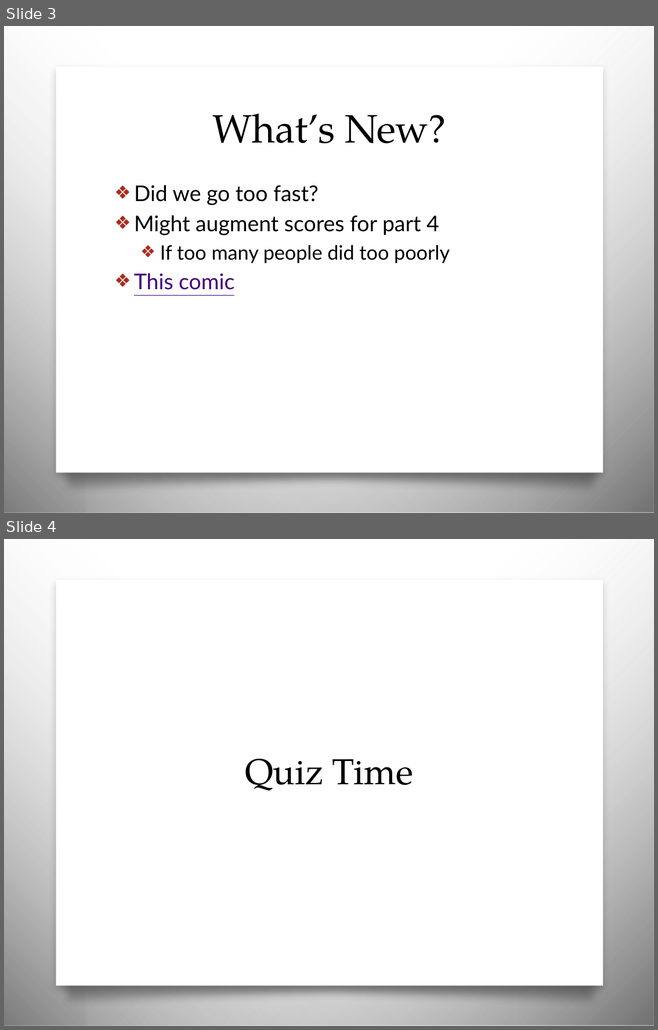
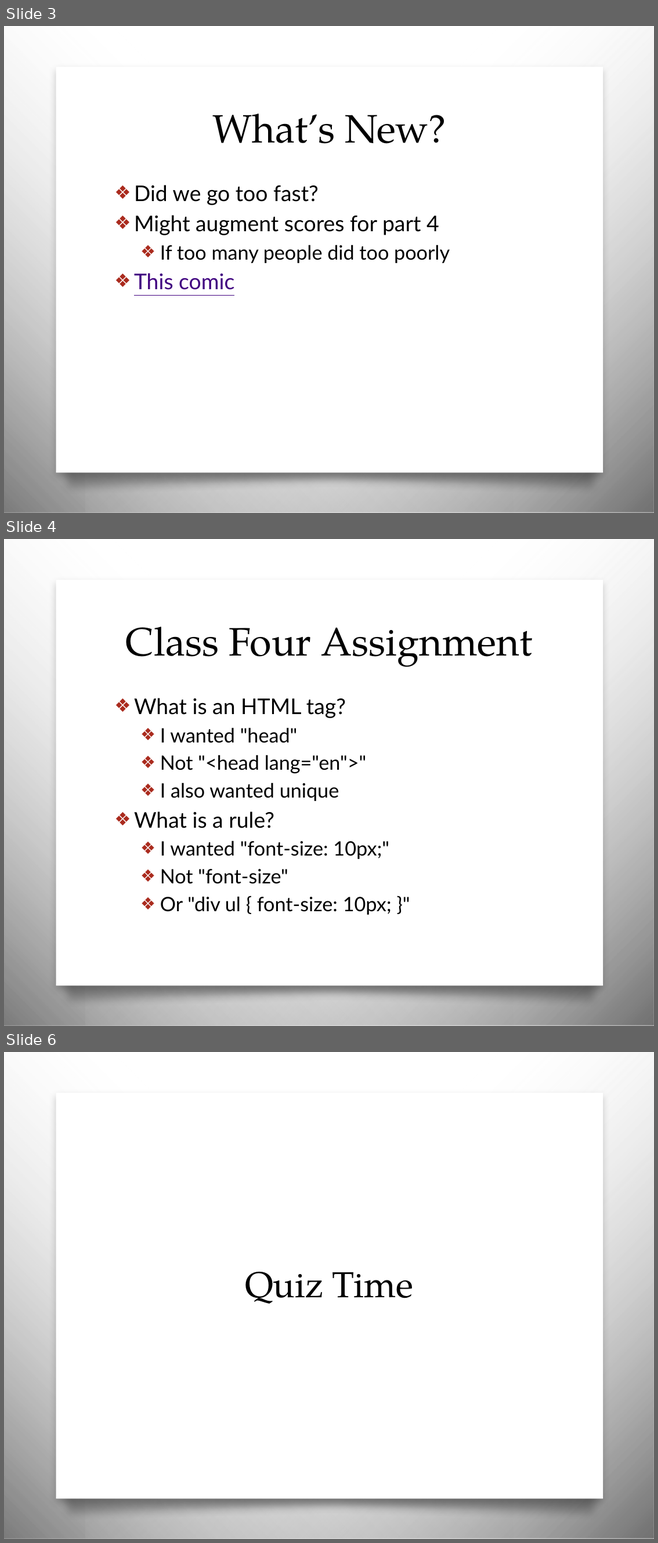
Before and after one commit to awayken/USF-ART329, a slide deck: slides/classsix/slides.pptx. Shown one above the other, each under a label of ours: slides 3 and 4 before the commit, slides 3, 4 and 6 after it; the slides between them are not shown. The pictures are 658x1030 and 658x1543 pixels, drawn with LibreOffice and Linux fonts; fonts in the diff are those of the drawing; background and template pictures are left out. Boxes give left, top, right and bottom in pixels: in the first picture for what was removed or moved away, otherwise in the second. Text is boxed around its words. In the diff, an @@ line names an element or a change of style, - is before the commit and + after.

Commit message:
Tweaks from class six

```diff
--- a/slides/classsix/slides.pptx
+++ b/slides/classsix/slides.pptx
@@ slide 4 added at [4, 539, 654, 1026], background picture (left out); not listed: 4 template elements that a slide beside it also shows @@
@@ title added at [126, 627, 532, 667], 44 pt, text #000000 @@
+Class Four Assignment
@@ text added at [134, 698, 391, 915], 22 pt, text #000000 @@
+❖ What is an HTML tag?
+  ❖ I wanted "head"
+  ❖ Not "<head lang="en">"
+  ❖ I also wanted unique
+❖ What is a rule?
+  ❖ I wanted "font-size: 10px;"
+  ❖ Not "font-size"
+  ❖ Or "div ul { font-size: 10px; }"
@@ what was slide 4 is now slide 6 @@
```
Also in this commit, not shown: 3 slides changed, 1 other slide added, 6 other files.
